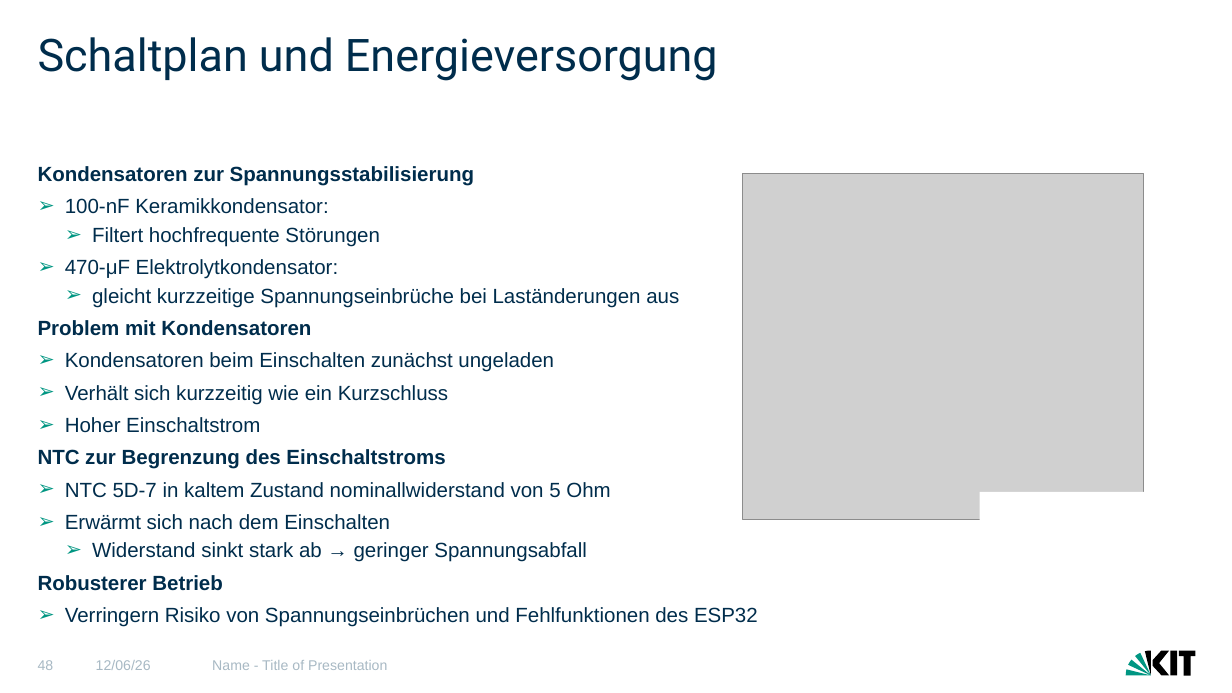
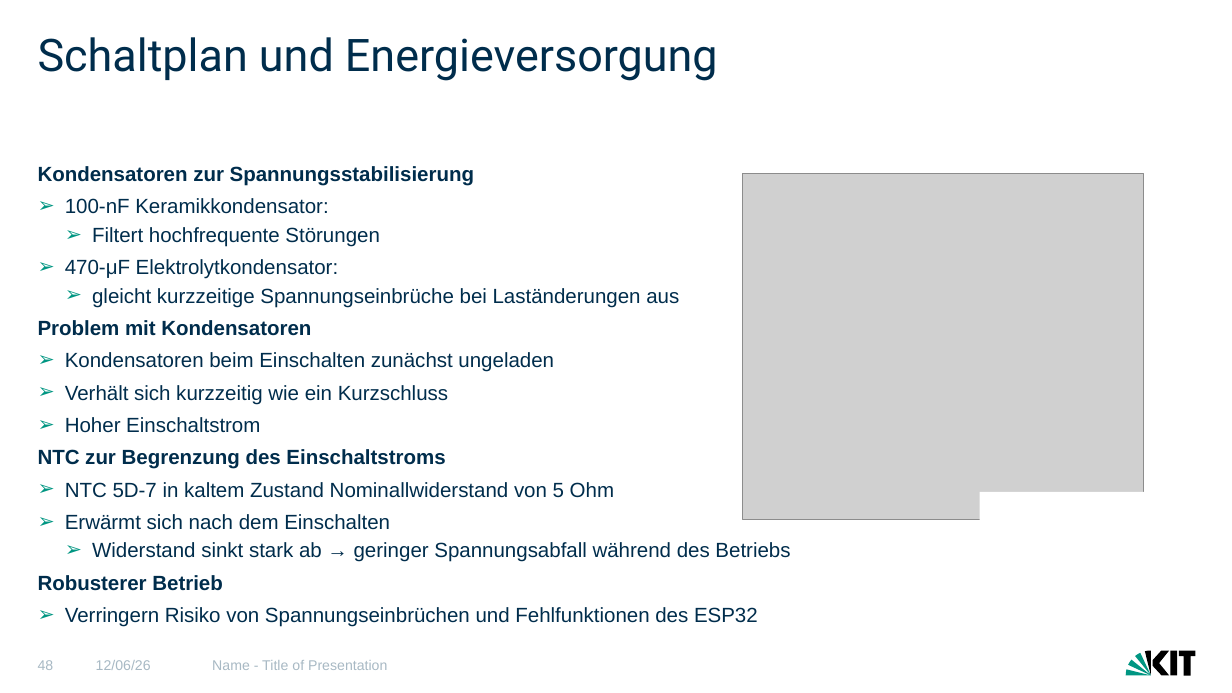
Before and after one commit to MCITBA/Lok_Prak_Rob, a slide deck: slide 48 of Finale_Präsentation_erw.pptx. Drawn at 1232x693 pixels with LibreOffice and Linux fonts; fonts in the diff are those of the drawing; grey boxes stand for pictures. Boxes give left, top, right and bottom in pixels: in the first picture for what was removed or moved away, otherwise in the second. Text is boxed around its words. In the diff, an @@ line names an element or a change of style, - is before the commit and + after.

```diff
--- a/Finale_Präsentation_erw.pptx
+++ b/Finale_Präsentation_erw.pptx
@@ text at box(65, 482, 614, 498): text changed @@
-  ➢ NTC 5D-7 in kaltem Zustand nominallwiderstand von 5 Ohm
+  ➢ NTC 5D-7 in kaltem Zustand Nominallwiderstand von 5 Ohm
@@ text at box(92, 542, 790, 562): text changed @@
-      ➢ Widerstand sinkt stark ab → geringer Spannungsabfall
+      ➢ Widerstand sinkt stark ab → geringer Spannungsabfall während des Betriebs
```
Also in this commit, not shown: 2 other slides changed, 4 slides added, 5 other files.
